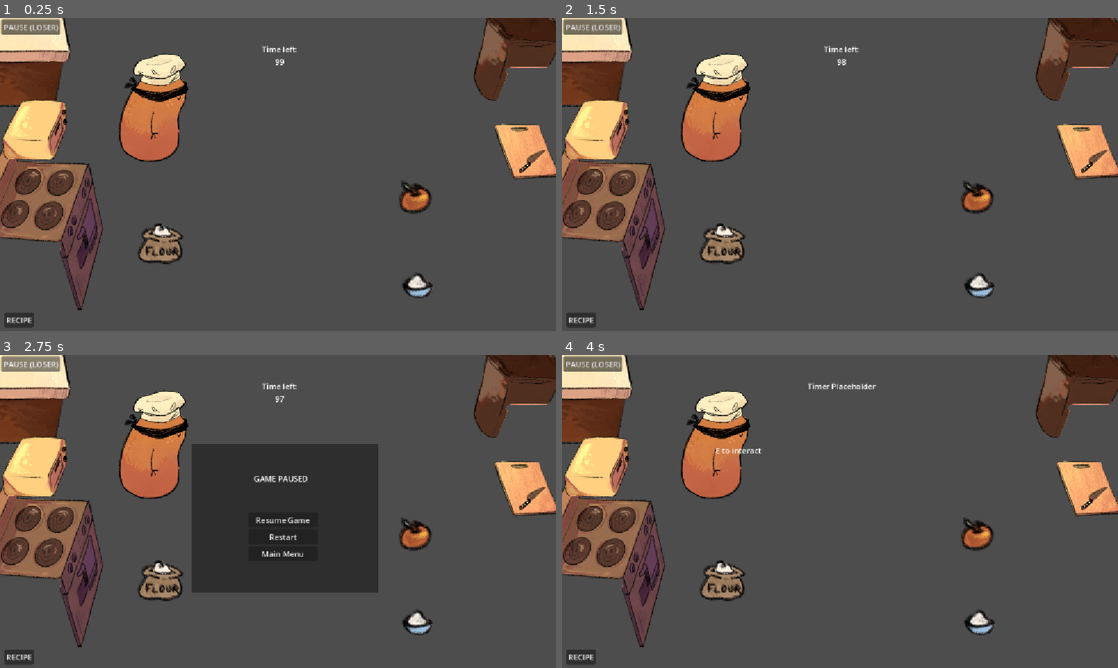
Above: before the commit, frames 1-4 (two rows, left to right).
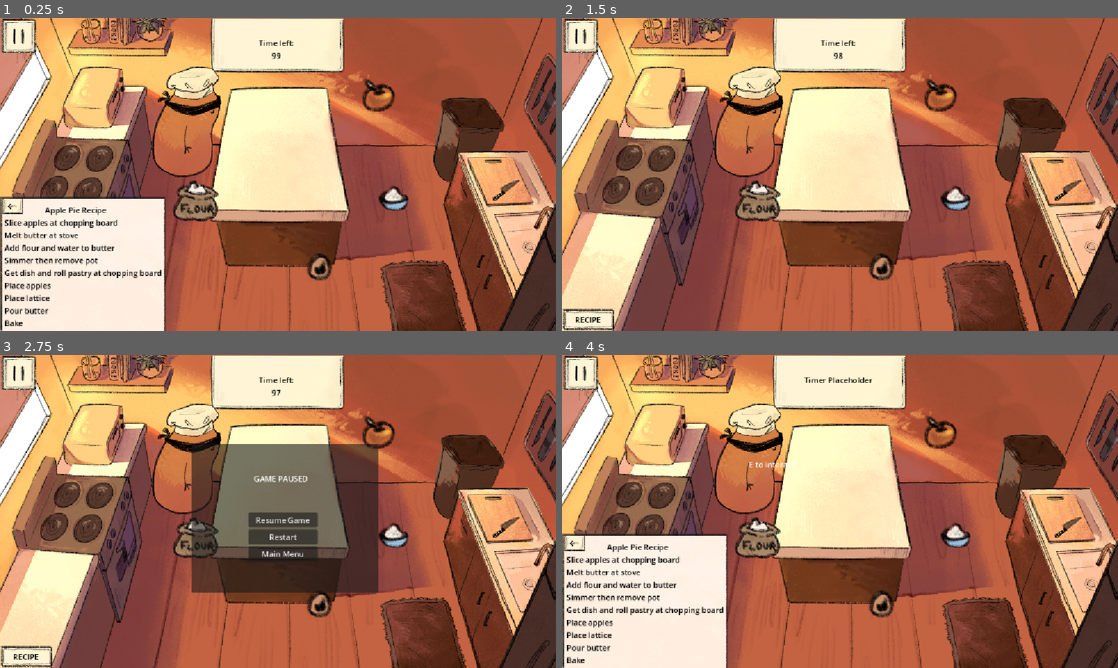
Above: after the commit, the same moments.

Repository: tszyana/SenselessChefs
Game: Godot game, scene res://scenes/kitchen.tscn
Two runs of this game, one before a commit and one after it. Both use one fixed random seed, a clock stepped at 60 frames per second and the inputs below. This scene is started directly instead of the project's main scene. The engine's default icon, where the game draws it, is replaced by a stand-in: a white triangle on a blue panel in a dark square.
Inputs (mouse positions are in pixels of both pictures, inside the frame that each line leads up to; where the layout moved, square brackets give the same spot in the first picture):
- Up to frame 1 (0.25 s): no input
- Up to frame 2 (1.5 s): click "RECIPE" at 0.5 s; click (573, 205) [573, 202] at 1.25 s
- Up to frame 3 (2.75 s): click (16, 373) [33, 364] at 2 s
- Up to frame 4 (4 s): click "Restart" at 2.75 s; tap Enter at 3.5 s; hold D (right) from 3.53 s (still down); tap 6 (happy) at 3.6 s

The runs differ from the first frame. In frame 1, 97% of the frame differs, in the area x 0-100%, y 0-100%; in frame 2, 96%; in frame 3, 93%; in frame 4, 97%.

Commit message:
KITCHEN ASSETS

Diff:
--- a/scenes/Interactables/chopping_board.tscn
+++ b/scenes/Interactables/chopping_board.tscn
@@ -14,7 +14,7 @@
 script = ExtResource("1_1wcpl")
 
 [node name="Sprite2D" type="Sprite2D" parent="." unique_id=711941699]
-scale = Vector2(0.5808511, 0.66574585)
+scale = Vector2(0.6, 0.6)
 texture = ExtResource("2_uftcw")
 
 [node name="Area2D" type="Area2D" parent="." unique_id=1378833656]
--- a/scenes/Interactables/oven.tscn
+++ b/scenes/Interactables/oven.tscn
@@ -14,7 +14,7 @@
 script = ExtResource("1_mlgeb")
 
 [node name="Sprite2D" type="Sprite2D" parent="." unique_id=1558577367]
-scale = Vector2(0.6330275, 0.5895349)
+scale = Vector2(0.6, 0.6)
 texture = ExtResource("2_mlgeb")
 
 [node name="Area2D" type="Area2D" parent="." unique_id=1622280451]
--- a/scenes/Interactables/stove.tscn
+++ b/scenes/Interactables/stove.tscn
@@ -28,7 +28,7 @@
 
 [node name="CollisionShape2D" type="CollisionShape2D" parent="Interactable" unique_id=1305977749]
 position = Vector2(115, -21)
-scale = Vector2(12.59965, 13.510416)
+scale = Vector2(0.6, 0.6)
 shape = SubResource("CircleShape2D_0wdwo")
 
 [node name="DropPoint" type="Marker2D" parent="." unique_id=1376980112]
--- a/scenes/Interactables/trash_can.tscn
+++ b/scenes/Interactables/trash_can.tscn
@@ -14,7 +14,7 @@
 script = ExtResource("1_5w0rd")
 
 [node name="Sprite2D" type="Sprite2D" parent="." unique_id=312497366]
-scale = Vector2(0.78174603, 0.6734694)
+scale = Vector2(0.6, 0.6)
 texture = ExtResource("2_a6ngj")
 
 [node name="Area2D" type="Area2D" parent="." unique_id=2020991871]
--- a/scenes/Player/player_blind.tscn
+++ b/scenes/Player/player_blind.tscn
@@ -13,7 +13,7 @@
 script = ExtResource("1_gsrh2")
 
 [node name="Sprite2D" type="Sprite2D" parent="." unique_id=1505591876]
-scale = Vector2(0.5989796, 0.59067357)
+scale = Vector2(0.6, 0.6)
 texture = ExtResource("2_dbby7")
 
 [node name="VisionArea" type="Area2D" parent="." unique_id=915287116]
--- a/scenes/Player/player_deaf.tscn
+++ b/scenes/Player/player_deaf.tscn
@@ -9,7 +9,7 @@
 script = ExtResource("1_xrjhm")
 
 [node name="Sprite2D" type="Sprite2D" parent="." unique_id=1505591876]
-scale = Vector2(0.5, 0.5)
+scale = Vector2(0.6, 0.6)
 texture = ExtResource("2_d5da6")
 
 [node name="CollisionShape2D" type="CollisionShape2D" parent="." unique_id=965082416]
--- a/scenes/Player/player_mute.tscn
+++ b/scenes/Player/player_mute.tscn
@@ -9,7 +9,7 @@
 script = ExtResource("1_oafx3")
 
 [node name="Sprite2D" type="Sprite2D" parent="." unique_id=1505591876]
-scale = Vector2(0.5, 0.5)
+scale = Vector2(0.6, 0.6)
 texture = ExtResource("2_2xtqj")
 
 [node name="CollisionShape2D" type="CollisionShape2D" parent="." unique_id=1744599076]
--- a/scenes/counter.tscn
+++ b/scenes/counter.tscn
@@ -16,4 +16,5 @@
 
 [node name="CounterCollision" type="CollisionShape2D" parent="Area2D" unique_id=1881610426]
 position = Vector2(1, -2)
+scale = Vector2(0.6, 0.6)
 shape = SubResource("RectangleShape2D_vqp8a")
--- a/scenes/kitchen.tscn
+++ b/scenes/kitchen.tscn
@@ -3,14 +3,23 @@
 [ext_resource type="PackedScene" uid="uid://bkrucl6g84xoa" path="res://scenes/Player/player_mute.tscn" id="1_01sk3"]
 [ext_resource type="Script" uid="uid://bbv7bmwxv55uo" path="res://scripts/kitchen.gd" id="1_g3o0j"]
 [ext_resource type="PackedScene" uid="uid://de2ugp7o5yyaa" path="res://scenes/Player/player_deaf.tscn" id="2_jtesv"]
+[ext_resource type="Texture2D" uid="uid://dnkoxpdwti4i7" path="res://scenes/Images/Kitchen/Kitchen wall.png" id="2_umms5"]
 [ext_resource type="PackedScene" uid="uid://bn2k5w2cgyjes" path="res://scenes/Player/player_blind.tscn" id="3_c621a"]
+[ext_resource type="Texture2D" uid="uid://cgfwnv4ia4hbq" path="res://scenes/Images/Kitchen/Kitchen floor.png" id="3_ktc20"]
+[ext_resource type="Texture2D" uid="uid://dpiedg1ea86f6" path="res://scenes/Images/Kitchen/Left kitchen counter.png" id="4_bs8bs"]
+[ext_resource type="Texture2D" uid="uid://d07ql8nfuwjh4" path="res://scenes/Images/Kitchen/Recipe paper.png" id="5_87bic"]
 [ext_resource type="PackedScene" uid="uid://7hlc4mek7gko" path="res://scenes/Interactables/trash_can.tscn" id="5_v3ycp"]
 [ext_resource type="PackedScene" uid="uid://dmd8rymf6026l" path="res://scenes/counter.tscn" id="5_vpxcu"]
 [ext_resource type="PackedScene" uid="uid://c4ttutrhtahdw" path="res://scenes/Interactables/stove.tscn" id="6_k1jr4"]
+[ext_resource type="Texture2D" uid="uid://t86rgcykw774" path="res://scenes/Images/Lobby/Nickname thibg again.png" id="7_k1cyo"]
 [ext_resource type="PackedScene" uid="uid://bjaxlx2vuqd5t" path="res://scenes/Interactables/chopping_board.tscn" id="7_umms5"]
 [ext_resource type="PackedScene" uid="uid://c3e32iwluow42" path="res://scenes/Interactables/oven.tscn" id="8_ktc20"]
+[ext_resource type="Texture2D" uid="uid://badn80oq5shv" path="res://scenes/Images/Lobby/Back button.png" id="9_3fy06"]
+[ext_resource type="Texture2D" uid="uid://r2tmgky67pds" path="res://scenes/Images/Kitchen/Right kitchen counter.png" id="9_88wuv"]
 [ext_resource type="PackedScene" uid="uid://blcvw5ymv0roj" path="res://scenes/mic_test.tscn" id="11_vpxcu"]
 [ext_resource type="PackedScene" uid="uid://eeslpywkmiwd" path="res://scenes/pickable.tscn" id="12_k1jr4"]
+[ext_resource type="Texture2D" uid="uid://brmwivuxseei8" path="res://scenes/Images/Kitchen/Timer box.png" id="17_k1cyo"]
+[ext_resource type="Texture2D" uid="uid://dwrdnktetq8aw" path="res://scenes/Images/Kitchen/Pause.png" id="18_3fy06"]
 
 [sub_resource type="GDScript" id="GDScript_bems3"]
 script/source = "extends Label
@@ -47,18 +56,50 @@
 [node name="Kitchen" type="Node2D" unique_id=1947100178]
 script = ExtResource("1_g3o0j")
 
-[node name="Players" type="Node2D" parent="." unique_id=1408460873]
-
-[node name="MutePlayer" parent="Players" unique_id=102776357 instance=ExtResource("1_01sk3")]
-visible = false
-position = Vector2(811, 193)
-
-[node name="DeafPlayer" parent="Players" unique_id=1982512972 instance=ExtResource("2_jtesv")]
-visible = false
-position = Vector2(363, 436)
-
-[node name="BlindPlayer" parent="Players" unique_id=1426497895 instance=ExtResource("3_c621a")]
-position = Vector2(318, 186)
+[node name="KitchenWall" type="TextureRect" parent="." unique_id=1732125164]
+offset_right = 1920.0
+offset_bottom = 826.0
+scale = Vector2(0.6, 0.6)
+texture = ExtResource("2_umms5")
+
+[node name="Floor" type="TextureRect" parent="." unique_id=1096887720]
+offset_left = 202.0
+offset_top = 260.0
+offset_right = 1537.0
+offset_bottom = 908.0
+scale = Vector2(0.6, 0.6)
+texture = ExtResource("3_ktc20")
+
+[node name="LeftCounter" type="TextureRect" parent="." unique_id=1349405560]
+offset_left = 1.0
+offset_top = 136.0
+offset_right = 530.0
+offset_bottom = 988.0
+scale = Vector2(0.6, 0.6)
+texture = ExtResource("4_bs8bs")
+
+[node name="TimerBox" type="TextureRect" parent="." unique_id=316662884]
+offset_left = 434.0
+offset_top = 3.0
+offset_right = 903.0
+offset_bottom = 189.0
+scale = Vector2(0.6, 0.6)
+texture = ExtResource("17_k1cyo")
+
+[node name="Pause" type="TextureRect" parent="." unique_id=1340956175]
+offset_right = 129.0
+offset_bottom = 125.0
+scale = Vector2(0.6, 0.6)
+texture = ExtResource("18_3fy06")
+
+[node name="RecipeButtonAsset" type="TextureRect" parent="." unique_id=94760782]
+offset_left = 0.99999976
+offset_top = 601.0
+offset_right = 273.49997
+offset_bottom = 716.0
+scale = Vector2(0.4, 0.4)
+texture = ExtResource("7_k1cyo")
+expand_mode = 1
 
 [node name="Control" type="Control" parent="." unique_id=751850616]
 layout_mode = 3
@@ -69,10 +110,11 @@
 [node name="TimerLabel" type="Label" parent="Control" unique_id=499163736]
 z_index = 6
 layout_mode = 0
-offset_left = 509.0
-offset_top = 53.0
-offset_right = 650.0
-offset_bottom = 102.0
+offset_left = 502.0
+offset_top = 40.0
+offset_right = 643.0
+offset_bottom = 89.0
+theme_override_colors/font_color = Color(0, 0, 0, 1)
 text = "Timer Placeholder
 "
 horizontal_alignment = 1
@@ -117,13 +159,13 @@
 layout_mode = 0
 offset_left = 3.0
 offset_top = 3.0
-offset_right = 125.0
-offset_bottom = 35.0
-text = "PAUSE (LOSER)
-"
+offset_right = 74.0
+offset_bottom = 71.0
+flat = true
 
 [node name="PausePanel" type="Panel" parent="Control" unique_id=1318508673]
 visible = false
+z_index = 6
 layout_mode = 1
 anchors_preset = -1
 anchor_right = 0.5
@@ -168,20 +210,39 @@
 [node name="RecipeButton" type="Button" parent="Control" unique_id=1458892778]
 z_index = 6
 layout_mode = 0
-offset_left = 9.0
-offset_top = 610.0
-offset_right = 70.0
-offset_bottom = 641.0
+offset_left = 6.0
+offset_top = 607.0
+offset_right = 102.0
+offset_bottom = 642.0
+theme_override_colors/font_color = Color(0, 0, 0, 1)
 text = "RECIPE"
+flat = true
 
 [node name="RecipePanel" type="Panel" parent="Control" unique_id=1370434544]
-visible = false
-z_index = 6
-layout_mode = 0
-offset_left = 4.0
-offset_top = 365.0
+z_index = 6
+layout_mode = 0
+offset_top = 370.0
 offset_right = 343.0
-offset_bottom = 645.0
+offset_bottom = 650.0
+
+[node name="RecipeBox" type="TextureRect" parent="Control/RecipePanel" unique_id=497630070]
+layout_mode = 0
+offset_left = -2.0
+offset_top = 2.0
+offset_right = 692.0
+offset_bottom = 554.0
+scale = Vector2(0.5, 0.5)
+texture = ExtResource("5_87bic")
+expand_mode = 1
+
+[node name="CloseAsset" type="TextureRect" parent="Control/RecipePanel" unique_id=1819084122]
+layout_mode = 0
+offset_left = 3.0
+offset_top = 3.0
+offset_right = 49.0
+offset_bottom = 36.0
+texture = ExtResource("9_3fy06")
+expand_mode = 1
 
 [node name="CloseButton" type="Button" parent="Control/RecipePanel" unique_id=594763563]
 layout_mode = 1
@@ -192,7 +253,7 @@
 offset_top = 2.0
 offset_right = -600.33704
 offset_bottom = -1045.28
-text = "X"
+flat = true
 
 [node name="Label" type="Label" parent="Control/RecipePanel" unique_id=1519464164]
 layout_mode = 0
@@ -200,15 +261,17 @@
 offset_top = 16.0
 offset_right = 238.0
 offset_bottom = 49.0
+theme_override_colors/font_color = Color(0, 0, 0, 1)
 text = "Apple Pie Recipe"
 horizontal_alignment = 1
 
 [node name="IngredientLabel" type="Label" parent="Control/RecipePanel" unique_id=479594431]
 layout_mode = 0
-offset_left = 2.0
-offset_top = 46.0
-offset_right = 328.0
-offset_bottom = 277.0
+offset_left = 9.0
+offset_top = 42.0
+offset_right = 335.0
+offset_bottom = 273.0
+theme_override_colors/font_color = Color(0, 0, 0, 1)
 text = "Slice apples at chopping board
 Melt butter at stove
 Add flour and water to butter
@@ -228,35 +291,57 @@
 [node name="Island" type="Node2D" parent="." unique_id=344153715]
 
 [node name="Counter" parent="Island" unique_id=785632966 instance=ExtResource("5_vpxcu")]
+position = Vector2(578, 331)
 
 [node name="Interactables" type="Node2D" parent="." unique_id=1134897768]
 
 [node name="Stove" parent="Interactables" unique_id=1013248238 instance=ExtResource("6_k1jr4")]
-position = Vector2(80, 433)
-
-[node name="ChoppingBoard" parent="Interactables" unique_id=1312146754 instance=ExtResource("7_umms5")]
-position = Vector2(1091, 277)
+position = Vector2(161, 383)
 
 [node name="Oven" parent="Interactables" unique_id=936247304 instance=ExtResource("8_ktc20")]
-position = Vector2(72, 232)
+position = Vector2(194, 165)
 
 [node name="TrashCan" parent="Interactables" unique_id=1430967741 instance=ExtResource("5_v3ycp")]
-position = Vector2(1076, 75)
+position = Vector2(971, 253)
+
+[node name="RightCounter" type="TextureRect" parent="." unique_id=654310358]
+offset_left = 917.0
+offset_top = 274.0
+offset_right = 1309.0
+offset_bottom = 899.0
+scale = Vector2(0.6, 0.6)
+texture = ExtResource("9_88wuv")
+
+[node name="ChoppingBoard" parent="." unique_id=1312146754 instance=ExtResource("7_umms5")]
+position = Vector2(1037, 339)
+
+[node name="Players" type="Node2D" parent="." unique_id=1408460873]
+
+[node name="MutePlayer" parent="Players" unique_id=102776357 instance=ExtResource("1_01sk3")]
+visible = false
+position = Vector2(811, 193)
+
+[node name="DeafPlayer" parent="Players" unique_id=1982512972 instance=ExtResource("2_jtesv")]
+visible = false
+position = Vector2(363, 436)
+
+[node name="BlindPlayer" parent="Players" unique_id=1426497895 instance=ExtResource("3_c621a")]
+position = Vector2(387, 215)
 
 [node name="Egg" parent="." unique_id=253672139 instance=ExtResource("12_k1jr4")]
-position = Vector2(860, 370)
+position = Vector2(661, 515)
 item_name = "egg"
 
 [node name="Apple" parent="." unique_id=1020376432 instance=ExtResource("12_k1jr4")]
-position = Vector2(860, 370)
+position = Vector2(784, 159)
 item_name = "apple"
 
 [node name="Flour" parent="." unique_id=1281105868 instance=ExtResource("12_k1jr4")]
-position = Vector2(333, 467)
+position = Vector2(406, 379)
 item_name = "flour"
 
 [node name="Salt" parent="." unique_id=545221216 instance=ExtResource("12_k1jr4")]
-position = Vector2(863, 553)
+position = Vector2(814, 373)
 item_name = "salt"
 
 [node name="MicTest" parent="." unique_id=393791460 instance=ExtResource("11_vpxcu")]
